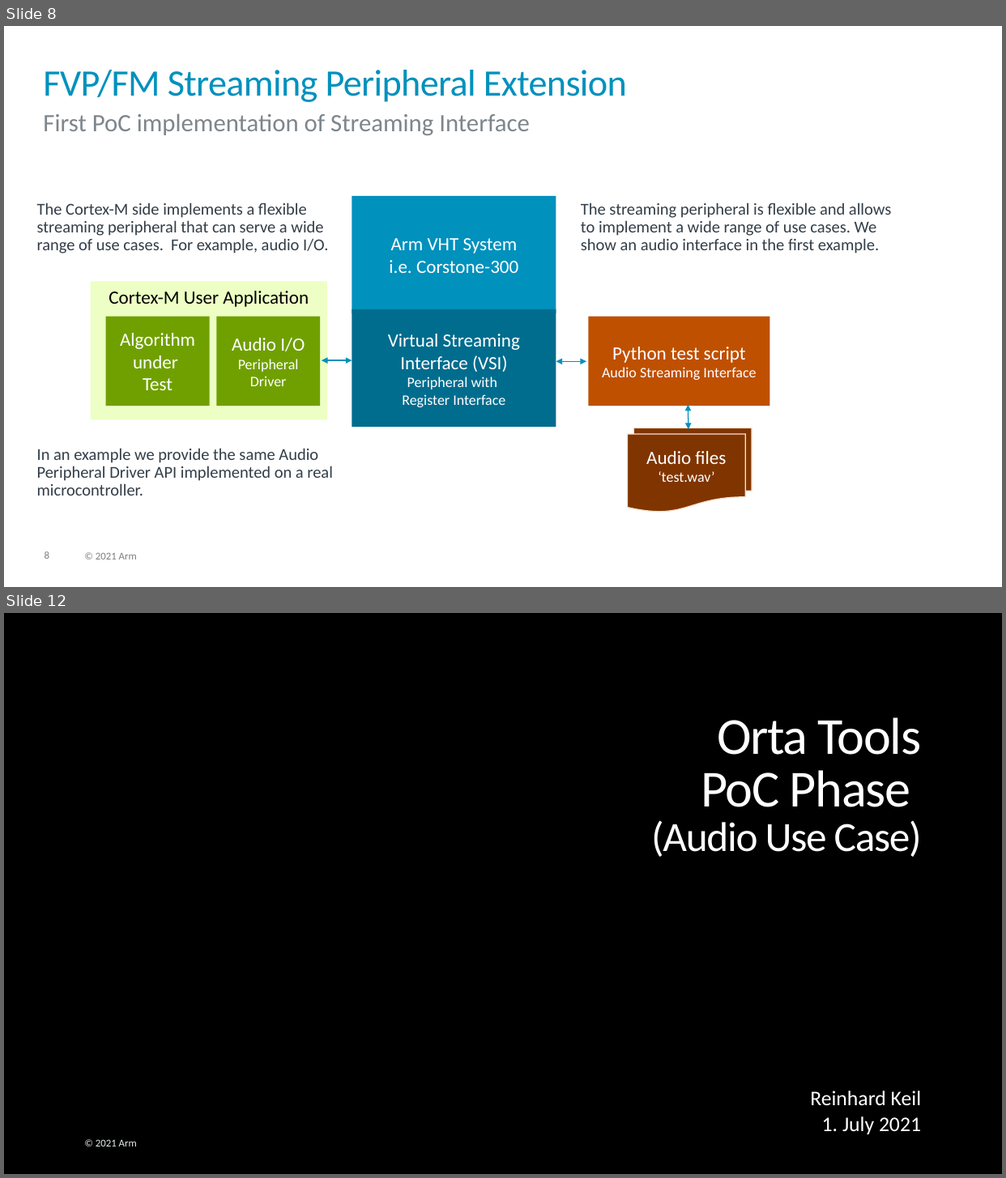
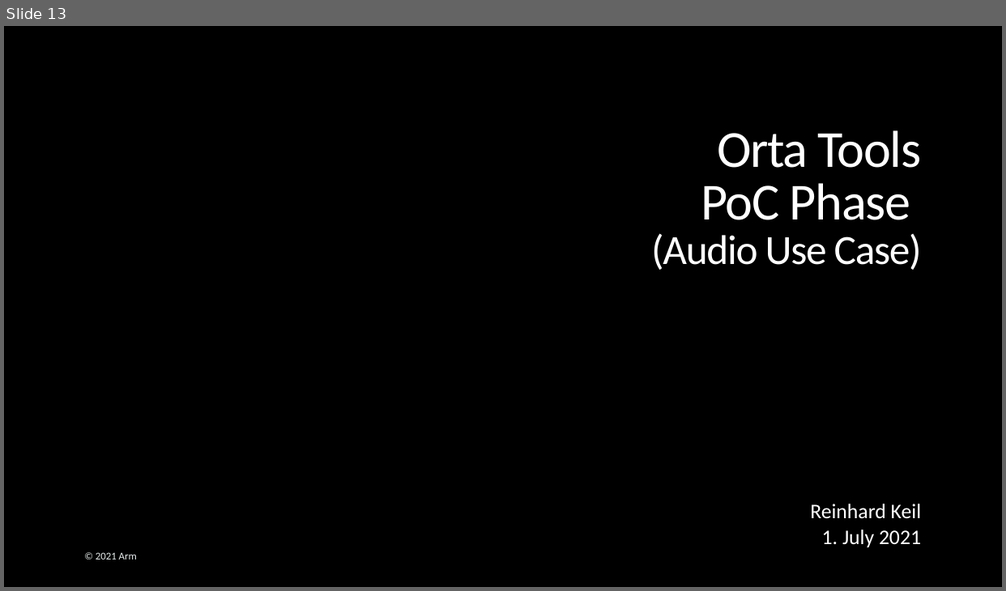
Before and after one commit to ARM-software/AVH, a slide deck: DoxyGen/overview/src/images/img_src.pptx. Shown one above the other, each under a label of ours: slides 8 and 12 before the commit, slide 13 after it; the slides between them are not shown. The pictures are 1006x1178 and 1006x591 pixels, drawn with LibreOffice and Linux fonts; fonts in the diff are those of the drawing; background and template pictures are left out. Boxes give left, top, right and bottom in pixels: in the first picture for what was removed or moved away, otherwise in the second. Text is boxed around its words. In the diff, an @@ line names an element or a change of style, - is before the commit and + after.

```diff
--- a/DoxyGen/overview/src/images/img_src.pptx
+++ b/DoxyGen/overview/src/images/img_src.pptx
@@ slide 8 removed at [4, 26, 1002, 587], background #FFFFFF @@
@@ title removed at [43, 70, 627, 102] @@
-FVP/FM Streaming Peripheral Extension
@@ text removed at [43, 113, 530, 135] @@
-First PoC implementation of Streaming Interface
@@ text removed at [37, 203, 328, 254] @@
-The Cortex-M side implements a flexible streaming peripheral that can serve a wide range of use cases. For example, audio I/O.
@@ rectangle removed at [352, 196, 556, 314] @@
-Arm VHT System
-i.e. Corstone-300
@@ text removed at [581, 203, 891, 254] @@
-The streaming peripheral is flexible and allows to implement a wide range of use cases. We show an audio interface in the first example.
@@ rectangle removed at [91, 281, 327, 420] @@
-Cortex-M User Application
@@ rectangle removed at [106, 317, 209, 407] @@
-Algorithm
-under
-Test
@@ rectangle removed at [216, 317, 320, 407] @@
-Audio I/O
-Peripheral Driver
@@ rectangle removed at [352, 310, 556, 427] @@
-Virtual Streaming Interface (VSI)
-Peripheral with
-Register Interface
@@ rectangle removed at [589, 317, 770, 407] @@
-Python test script
-Audio Streaming Interface
@@ double arrow removed from (322, 361) to (352, 361) @@
@@ double arrow removed from (556, 361) to (586, 361) @@
@@ double arrow removed from (688, 429) to (688, 405) @@
@@ flow chart document removed at [628, 435, 746, 514] @@
-Audio files
-‘test.wav’
@@ flow chart document removed at [633, 428, 752, 506] @@
-Audio file
-‘test.wav’
@@ text removed at [37, 448, 333, 496] @@
-In an example we provide the same Audio Peripheral Driver API implemented on a real microcontroller.
@@ page number removed at [44, 552, 49, 559] @@
-8
@@ text removed at [96, 553, 137, 560] @@
-© 2021 Arm
@@ what was slide 12 is now slide 13 @@
```
Also in this commit, not shown: 25 slides changed, 2 slides added, 2 other files.
